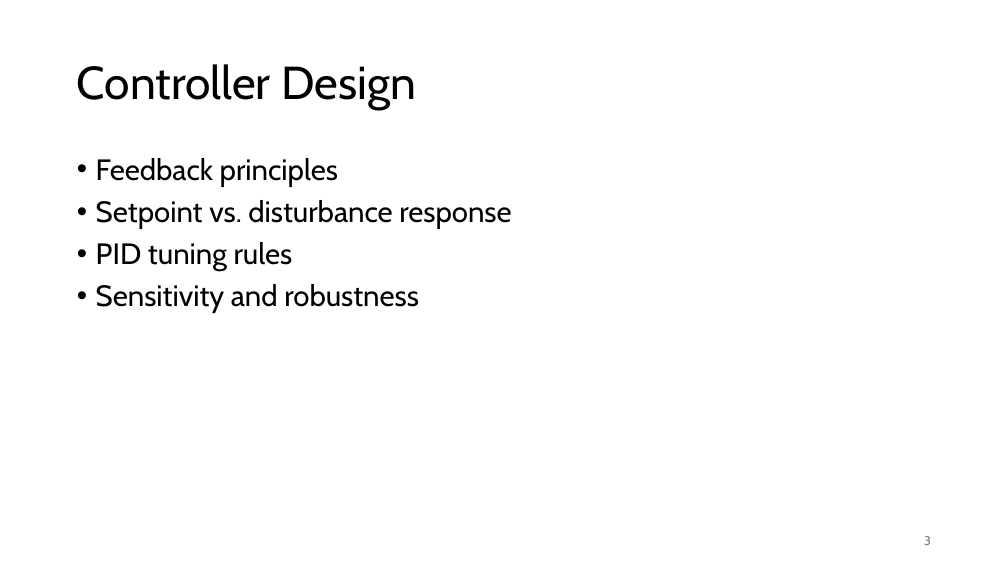
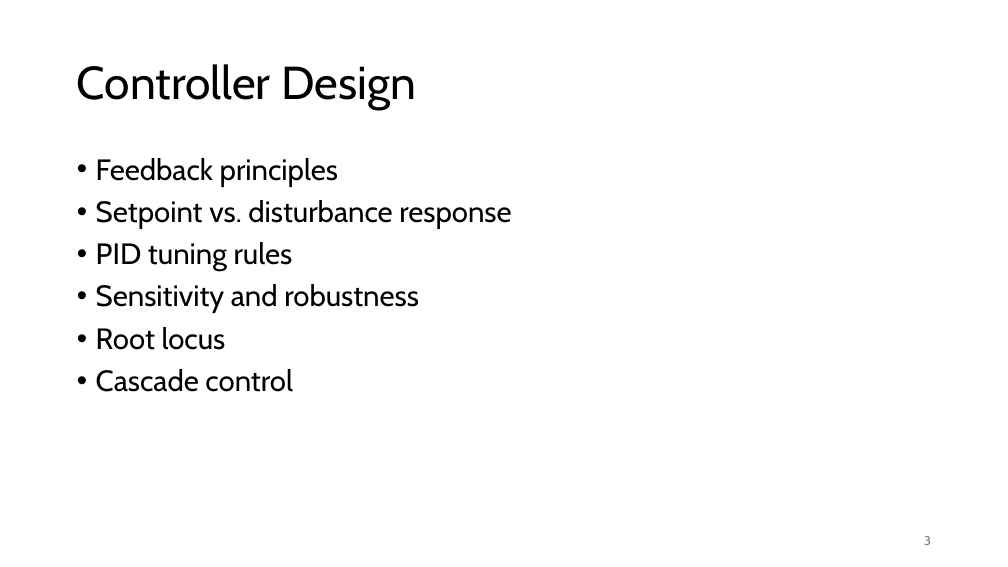
Before and after one commit to FelixWick/control_engineering, a slide deck: slide 3 of slides/5_controller_design.pptx. Drawn at 1008x567 pixels with LibreOffice and Linux fonts; fonts in the diff are those of the drawing. Boxes give left, top, right and bottom in pixels: in the first picture for what was removed or moved away, otherwise in the second. Text is boxed around its words. In the diff, an @@ line names an element or a change of style, - is before the commit and + after.

```diff
--- a/slides/5_controller_design.pptx
+++ b/slides/5_controller_design.pptx
@@ text at bbox=[96, 327, 292, 392]: paragraphs added @@
+• Root locus
+• Cascade control
```
Also in this commit, not shown: 2 slides added, 3 other files.
